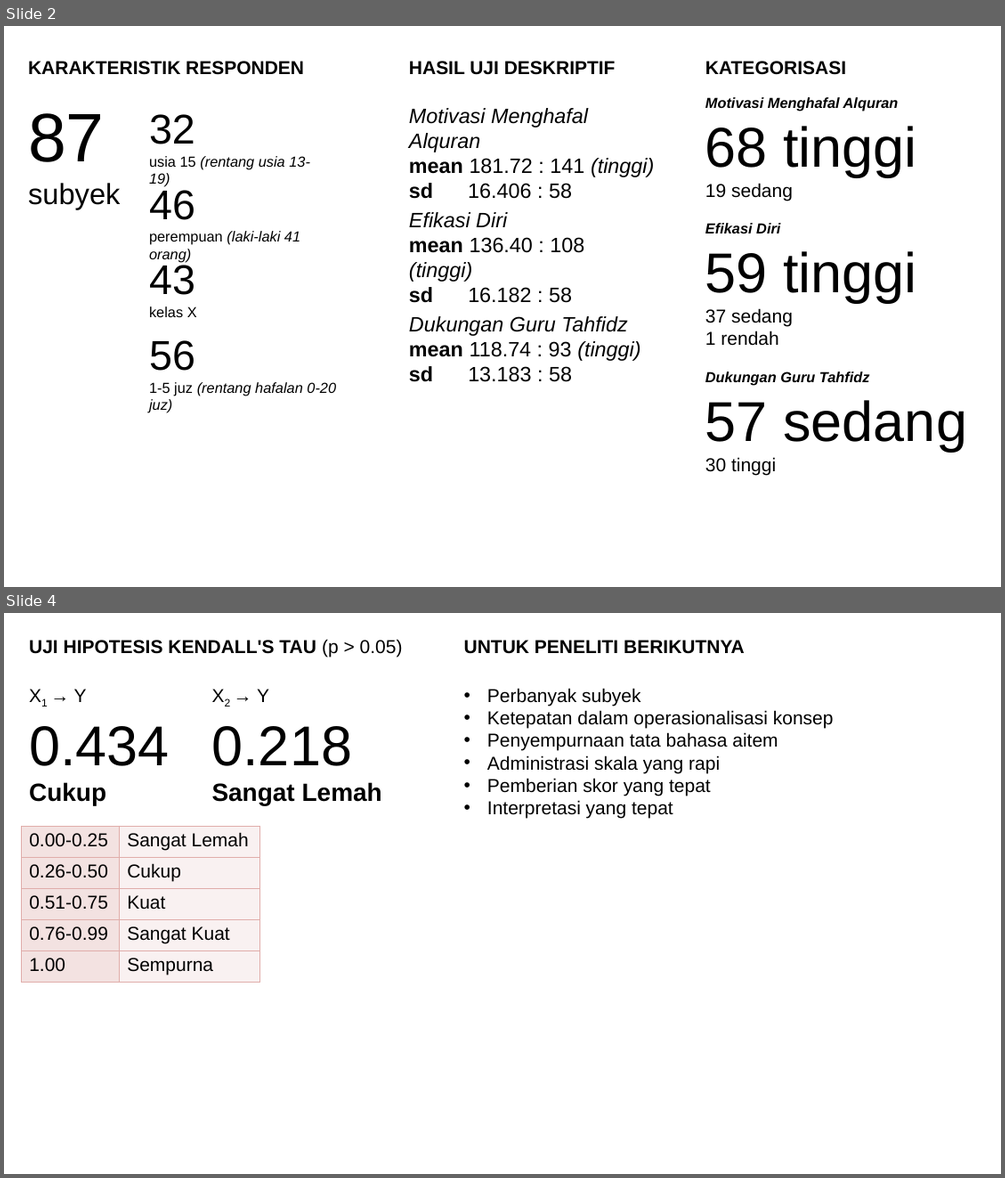
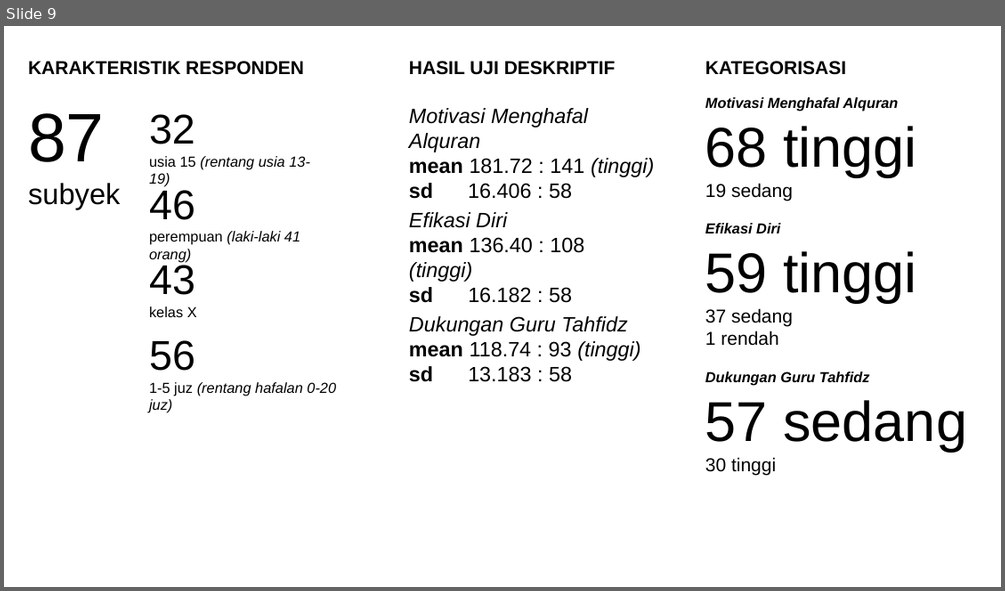
Before and after one commit to mzaini30/skripsi, a slide deck: pendadaran.pptx. Shown one above the other, each under a label of ours: slides 2 and 4 before the commit, slide 9 after it; the slides between them are not shown. The pictures are 1005x1178 and 1005x591 pixels, drawn with LibreOffice and Linux fonts; fonts in the diff are those of the drawing; background and template pictures are left out. Boxes give left, top, right and bottom in pixels: in the first picture for what was removed or moved away, otherwise in the second. Text is boxed around its words. In the diff, an @@ line names an element or a change of style, - is before the commit and + after.

```diff
--- a/pendadaran.pptx
+++ b/pendadaran.pptx
@@ slide 4 removed at [4, 613, 1001, 1174], background picture (left out) @@
@@ text removed at [29, 639, 403, 657] @@
-UJI HIPOTESIS KENDALL'S TAU (p > 0.05)
@@ text removed at [464, 640, 744, 654] @@
-UNTUK PENELITI BERIKUTNYA
@@ text removed at [29, 689, 170, 805] @@
-X1 → Y
-0.434
-Cukup
@@ text removed at [212, 689, 382, 805] @@
-X2 → Y
-0.218
-Sangat Lemah
@@ text removed at [487, 688, 833, 818] @@
-• Perbanyak subyek
-• Ketepatan dalam operasionalisasi konsep
-• Penyempurnaan tata bahasa aitem
-• Administrasi skala yang rapi
-• Pemberian skor yang tepat
-• Interpretasi yang tepat
@@ table removed at [22, 826, 260, 981], 5 rows, 2 columns @@
-0.00-0.25 | Sangat Lemah
-0.26-0.50 | Cukup
-0.51-0.75 | Kuat
-0.76-0.99 | Sangat Kuat
-1.00 | Sempurna
@@ what was slide 2 is now slide 9 @@
```
Also in this commit, not shown: 2 slides changed, 9 slides added, 2 other files.
